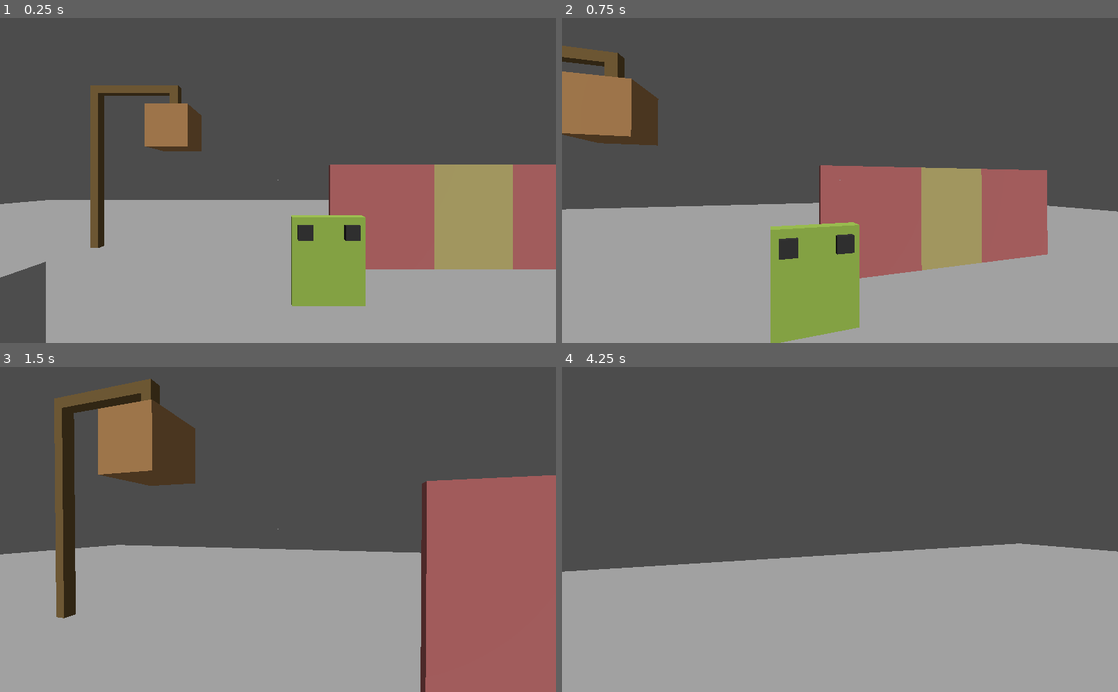
Above: before the commit, frames 1-4 (two rows, left to right).
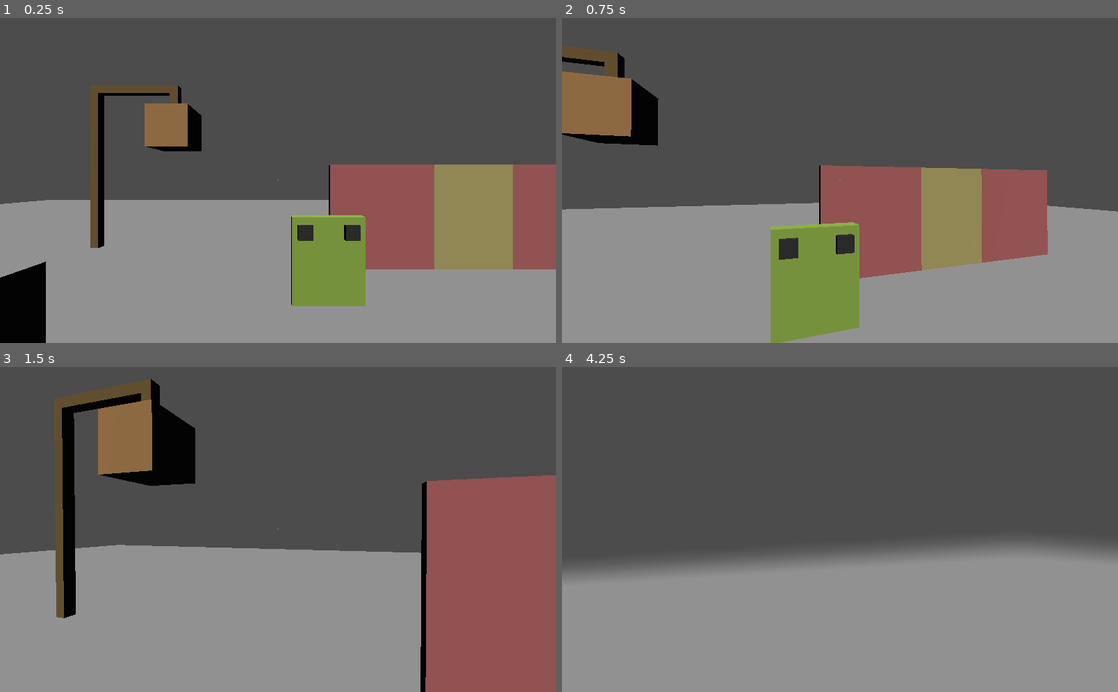
Above: after the commit, the same moments.

Repository: miskatonicstudio/goat
Game: Godot game, scene res://Demo.tscn
Two runs of this game, one before a commit and one after it. Both use one fixed random seed, a clock stepped at 60 frames per second and the inputs below.
Inputs (mouse positions are in pixels of both pictures, inside the frame that each line leads up to):
- Up to frame 1 (0.25 s): no input
- Up to frame 2 (0.75 s): tap Enter at 0.5 s; move the mouse to (867, 180) at 0.52 s; hold W (oat_movement_forward) from 0.53 s (still down); click (867, 180) at 0.6 s
- Up to frame 3 (1.5 s): keep holding W (oat_movement_forward); move the mouse to (250, 529) at 1.27 s; click (250, 529) at 1.35 s
- Up to frame 4 (4.25 s): keep holding W (oat_movement_forward); move the mouse to (851, 523) at 2.02 s; click (851, 523) at 2.1 s; move the mouse to (834, 536) at 2.77 s; click (834, 536) at 2.85 s; tap Space at 3.5 s; move the mouse to (878, 532) at 3.52 s; click (878, 532) at 3.6 s; tap Tab (oat_toggle_inventory) at 4.15 s

The runs differ from the first frame. In frame 1, 3.0% of the frame differs, in the area x 0-60%, y 20-100%; in frame 2, 1.3%; in frame 3, 4.3%, in the area x 11-77%, y 3-100%; in frame 4, 4.0%.

Commit message:
Add background blur when inventory is open

Diff:
--- a/oat/Player.gd
+++ b/oat/Player.gd
@@ -39,6 +39,7 @@
 
 func toggle_inventory(inventory_open):
 	$Scope.visible = not inventory_open
+	$Camera.environment.dof_blur_far_enabled = inventory_open
 
 
 func rotate_camera(relative_movement):
--- a/oat/Player.tscn
+++ b/oat/Player.tscn
@@ -6,6 +6,12 @@
 [sub_resource type="CylinderShape" id=1]
 radius = 0.3
 height = 1.8
+
+[sub_resource type="Environment" id=2]
+dof_blur_far_distance = 0.01
+dof_blur_far_transition = 0.01
+dof_blur_far_amount = 0.3
+dof_blur_far_quality = 2
 
 [node name="Player" type="KinematicBody"]
 script = ExtResource( 1 )
@@ -17,6 +23,7 @@
 [node name="Camera" type="Camera" parent="."]
 editor/display_folded = true
 transform = Transform( 1, 0, 0, 0, 1, 0, 0, 0, 1, 0, 1.7, 0 )
+environment = SubResource( 2 )
 
 [node name="Ray" type="RayCast" parent="Camera"]
 enabled = true
Not shown: 1 places in oat/Player.tscn that only renumber resources
